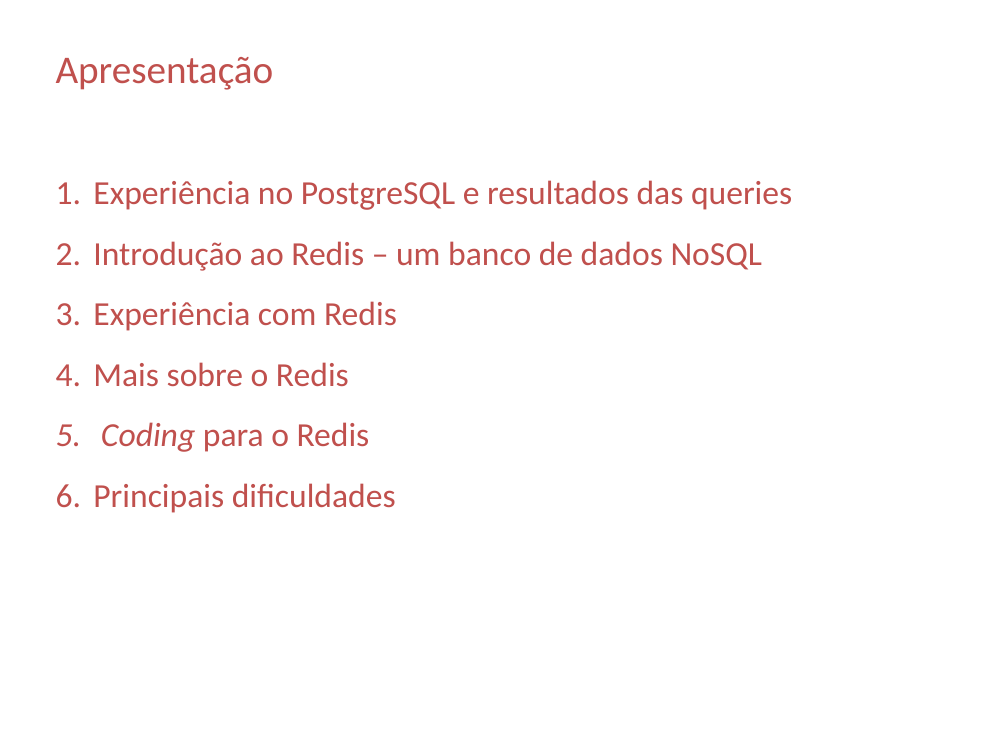
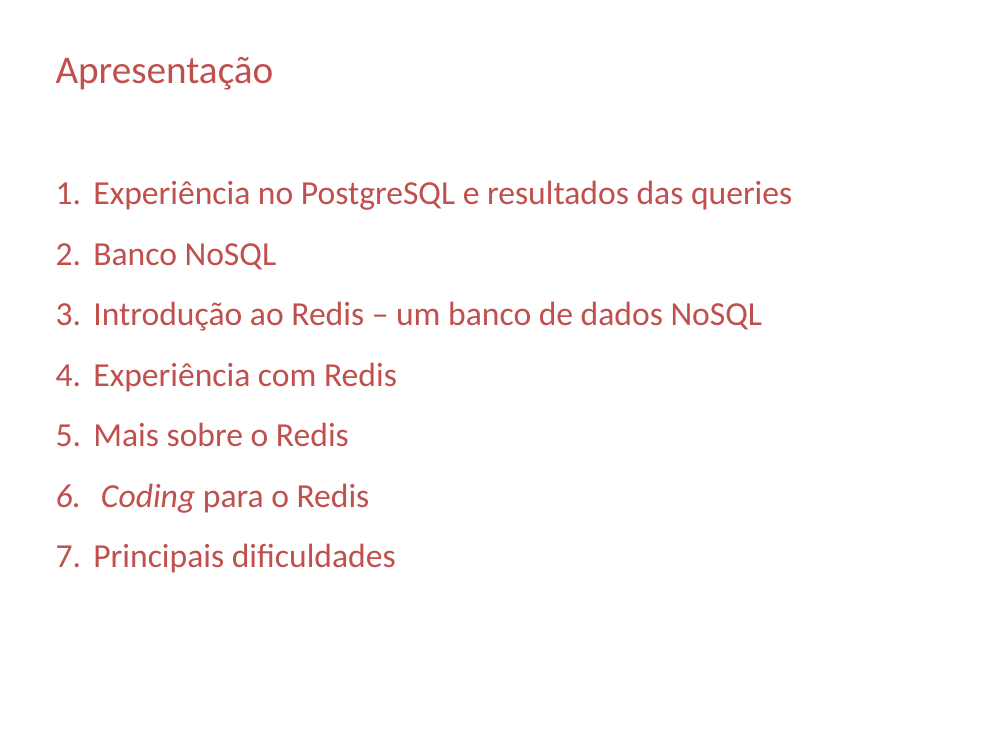
Before and after one commit to carolzamith/trabalhobd_mestrado, a slide deck: slide 2 of apresentaçãoBD.pptx. Drawn at 1008x756 pixels with LibreOffice and Linux fonts; fonts in the diff are those of the drawing. Boxes give left, top, right and bottom in pixels: in the first picture for what was removed or moved away, otherwise in the second. Text is boxed around its words. In the diff, an @@ line names an element or a change of style, - is before the commit and + after.

```diff
--- a/apresentaçãoBD.pptx
+++ b/apresentaçãoBD.pptx
@@ text at (93, 243, 277, 270): paragraph added @@
+2. Banco NoSQL
```
Also in this commit, not shown: 3 other slides changed, 5 slides added, 1 slide removed.
